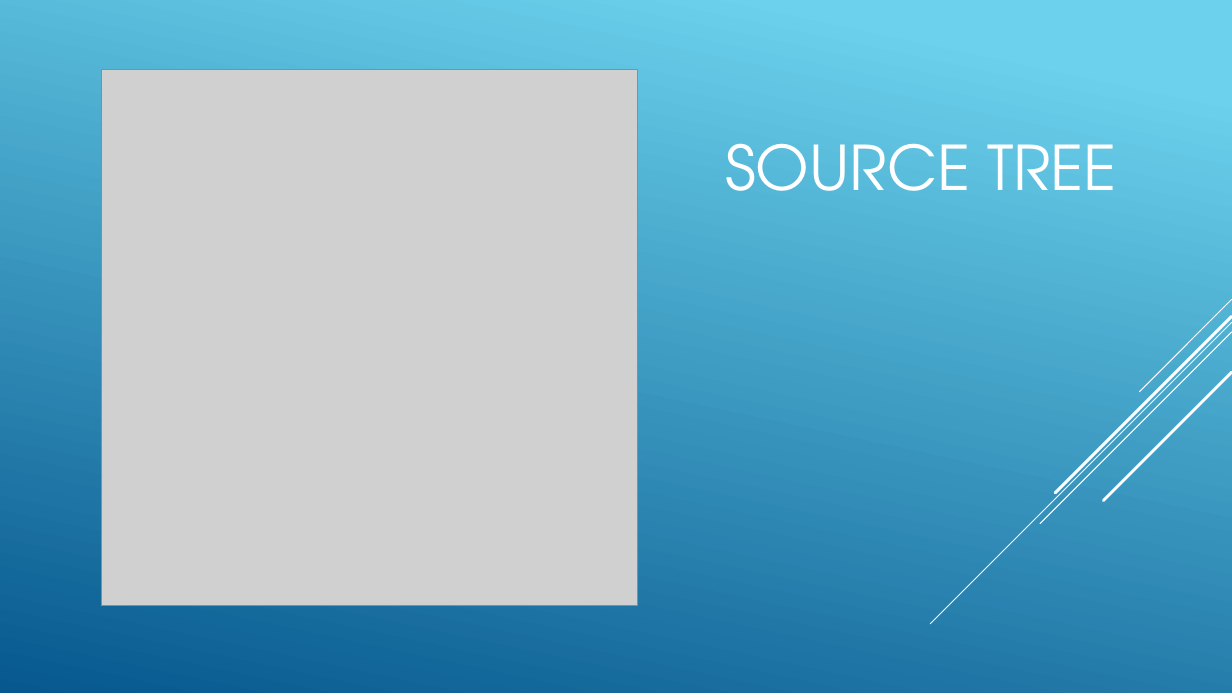
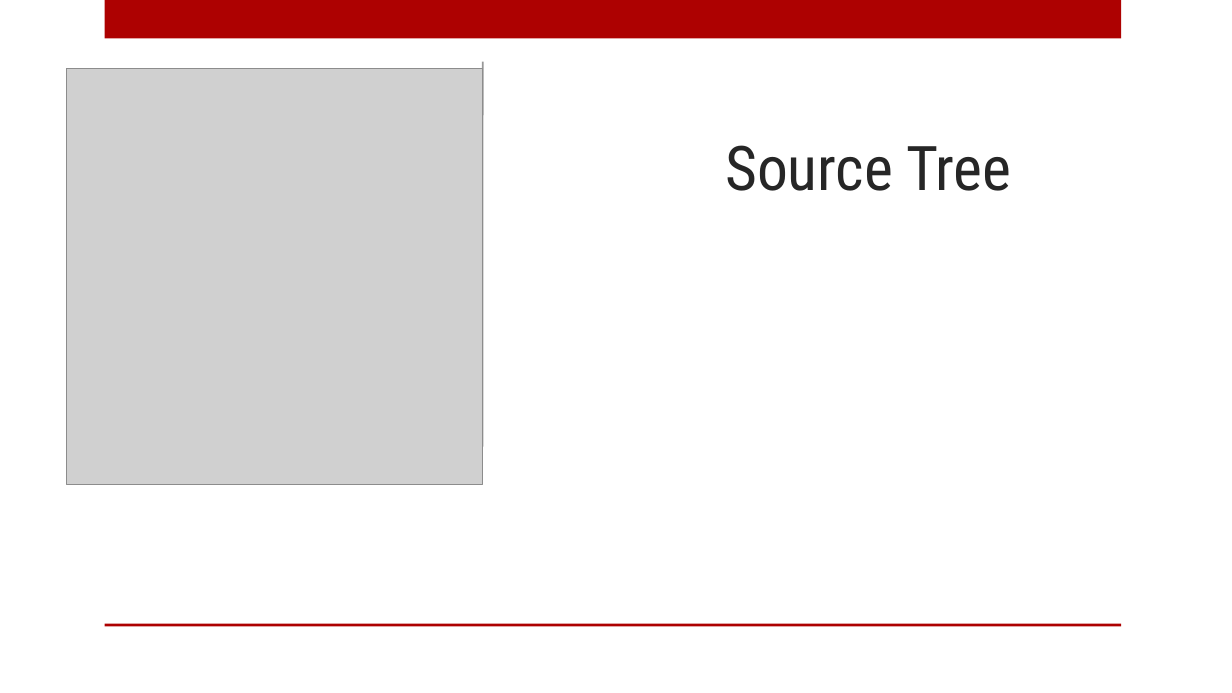
Before and after one commit to ricardo-novelasos/SOSQTP, a slide deck: slide 14 of capacitacion source tree.pptx (slide 1 before the commit). Drawn at 1232x693 pixels with LibreOffice and Linux fonts; fonts in the diff are those of the drawing; grey boxes stand for pictures; background and template pictures are left out. Boxes give left, top, right and bottom in pixels: in the first picture for what was removed or moved away, otherwise in the second. Text is boxed around its words. In the diff, an @@ line names an element or a change of style, - is before the commit and + after.

```diff
--- a/capacitacion source tree.pptx
+++ b/capacitacion source tree.pptx
@@ background gradient #6ED2EB to #06588E to picture (left out) @@
@@ rectangle added at [104, 0, 1121, 39], fill #AD0101 @@
@@ picture: place and size @@
-picture at [102, 69, 639, 606]
+picture at [67, 68, 482, 484]
@@ line added from (482, 62) to (482, 446), #989898 1.25 pt @@
@@ title at [725, 145, 1012, 191]: text changed; font TeX Gyre Adventor to Roboto Condensed; text colour #FFFFFF to #262626 @@
-SOURCE TREE
+Source Tree
@@ group removed at [931, 299, 1232, 624]: 5 lines @@
@@ rectangle added at [104, 624, 1121, 627], fill #AD0101 @@
```
Also in this commit, not shown: 5 other slides changed, 13 slides added.
